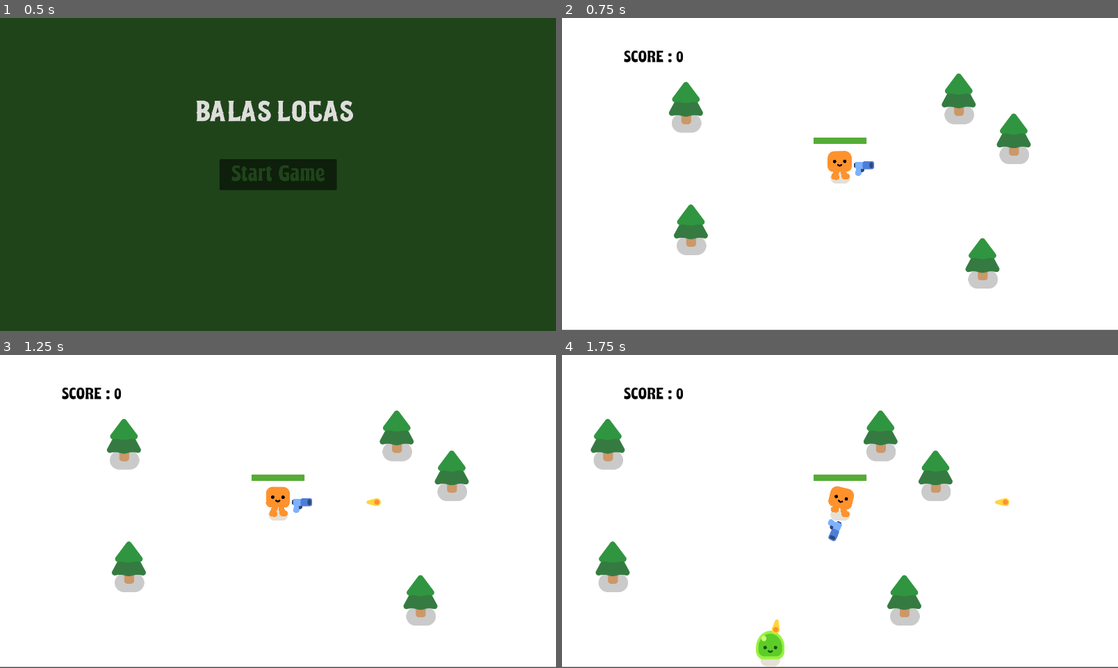
Above: before the commit, frames 1-4 (two rows, left to right).
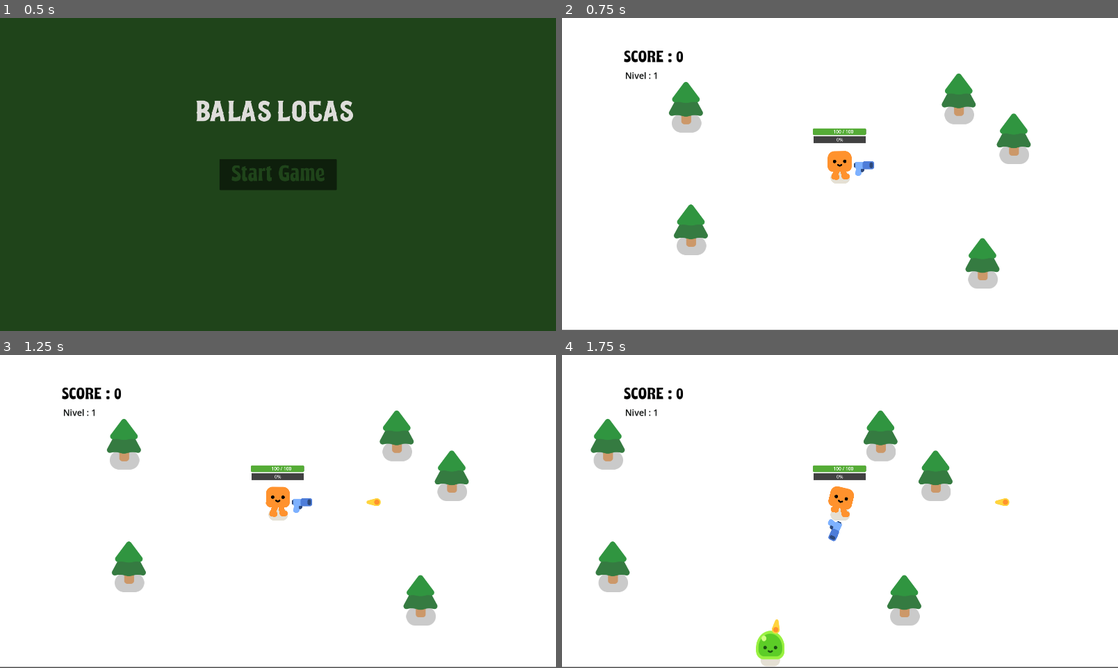
Above: after the commit, the same moments.

Repository: MauroCastro1705/Survivor-game-proyect
Game: Godot game, scene res://MainMenu.tscn
Two runs of this game, one before a commit and one after it. Both use one fixed random seed, a clock stepped at 60 frames per second and the inputs below.
Inputs:
- Up to frame 1 (0.5 s): no input
- Up to frame 2 (0.75 s): click "Start Game" at 0.5 s
- Up to frame 3 (1.25 s): no input
- Up to frame 4 (1.75 s): hold D (move_right) from 1.28 s (still down)

Frame 1 is identical in both runs. In frame 2, 0.5% of the frame differs, in the area x 11-55%, y 17-41%; in frame 3, 0.5%; in frame 4, 0.5%.

Commit message:
global variables

Diff:
--- a/global.gd
+++ b/global.gd
@@ -1,6 +1,31 @@
 extends Node
+
 var playerAtkDmg = 1.0
 var playerAtkDmgMulti = 1.0
+var playerHealth = 100.0
+var playerMaxHealth = 100.0
+
 var mobHealth = 3.0
-var playerHealth = 100.0
+var mobExpValue = 12
+
 var scoreMulti = 1.0
+
+var playerLEVEL = 1
+var playerExp = 0
+var expToLvlUp = 100
+
+func ADD_EXP(amount):
+	playerExp += amount
+	print("experiencia = " , playerExp)
+	if playerExp >= expToLvlUp:
+		LVL_UP()
+
+
+func LVL_UP():
+	playerExp -= expToLvlUp
+	playerLEVEL += 1
+	expToLvlUp += 50
+	playerMaxHealth += 25.0
+	playerAtkDmg += 1
+	print("subio a nivel = " , playerLEVEL)
+	print("VIDA SUBIO a" , playerMaxHealth)
--- a/mob.gd
+++ b/mob.gd
@@ -4,6 +4,7 @@
 var health = Global.mobHealth
 var dmgDone = Global.playerAtkDmg
 var dmgMulti = Global.playerAtkDmgMulti
+var mobExp = 12
 
 signal mob_muere
 
@@ -22,7 +23,7 @@
 
 func take_damage():
 	%Slime.play_hurt()
-	health -= dmgDone * dmgMulti
+	health -= dmgDone
 
 
 	if health <= 0:
@@ -36,3 +37,5 @@
 
 func _on_mob_muere() -> void:
 	print("señal muerte")
+	Global.ADD_EXP(mobExp)
+	print("add_exp " , mobExp)
--- a/player.gd
+++ b/player.gd
@@ -1,7 +1,7 @@
 extends CharacterBody2D
 signal health_depleted
 var health = Global.playerHealth
-
+var VIDAMAXIMA = Global.playerMaxHealth
 
 func _physics_process(delta):
 	var direction = Input.get_vector("move_left","move_right","move_up","move_down")
@@ -18,7 +18,15 @@
 	if overlapping_mobs.size() > 0:
 		health -= DAMAGE_RATE * overlapping_mobs.size() * delta
 		%ProgressBar.value = health
-		%ProgressBar.max_value = Global.playerHealth
+		%ProgressBar.max_value = VIDAMAXIMA
+		#print("health " , health)
+		#print("MAXhealth " , VIDAMAXIMA)
 		if health <= 0.0:
 			health_depleted.emit()
 			print("Player dead")
+
+
+
+	%LevelBar.value = Global.playerExp
+	%LevelBar.max_value = Global.expToLvlUp
+	%valorVida.text = str(round(health)) + " / " + str(VIDAMAXIMA)
--- a/player.tscn
+++ b/player.tscn
@@ -9,6 +9,8 @@
 
 [sub_resource type="CircleShape2D" id="CircleShape2D_w0ha4"]
 radius = 50.01
+
+[sub_resource type="SystemFont" id="SystemFont_4u571"]
 
 [sub_resource type="StyleBoxFlat" id="StyleBoxFlat_7jppe"]
 bg_color = Color(0.124396, 0.198113, 0.129093, 1)
@@ -23,6 +25,12 @@
 corner_radius_top_right = 4
 corner_radius_bottom_right = 4
 corner_radius_bottom_left = 4
+
+[sub_resource type="StyleBoxFlat" id="StyleBoxFlat_u78nl"]
+bg_color = Color(0.255659, 0.255659, 0.255659, 1)
+
+[sub_resource type="StyleBoxFlat" id="StyleBoxFlat_8kf8r"]
+bg_color = Color(0.217028, 0.639558, 0.885151, 1)
 
 [node name="Player" type="CharacterBody2D"]
 position = Vector2(2, 7)
@@ -55,11 +63,37 @@
 
 [node name="ProgressBar" type="ProgressBar" parent="."]
 unique_name_in_owner = true
-offset_left = -91.0
-offset_top = -128.0
-offset_right = 92.0
-offset_bottom = -105.0
+offset_left = -93.0
+offset_top = -159.0
+offset_right = 90.0
+offset_bottom = -136.0
+theme_override_fonts/font = SubResource("SystemFont_4u571")
 theme_override_styles/background = SubResource("StyleBoxFlat_7jppe")
 theme_override_styles/fill = SubResource("StyleBoxFlat_f8xn8")
 value = 100.0
 show_percentage = false
+
+[node name="LevelBar" type="ProgressBar" parent="."]
+unique_name_in_owner = true
+offset_left = -91.0
+offset_top = -132.0
+offset_right = 89.0
+offset_bottom = -109.0
+theme_override_styles/background = SubResource("StyleBoxFlat_u78nl")
+theme_override_styles/fill = SubResource("StyleBoxFlat_8kf8r")
+value = 34.0
+
+[node name="valorVida" type="Label" parent="."]
+unique_name_in_owner = true
+anchors_preset = 8
+anchor_left = 0.5
+anchor_top = 0.5
+anchor_right = 0.5
+anchor_bottom = 0.5
+offset_left = -20.0
+offset_top = -160.0
+offset_right = 44.0
+offset_bottom = -83.0
+grow_horizontal = 2
+grow_vertical = 2
+text = "ALGO"
--- a/survivors-game.gd
+++ b/survivors-game.gd
@@ -2,6 +2,8 @@
 
 var GameScore = 0
 var ScoreMult = Global.scoreMulti
+
+var NivelPj = Global.playerLEVEL
 
 func spawn_mob():
 	var new_mob = preload("res://mob.tscn").instantiate()
@@ -24,6 +26,7 @@
 
 func Score_update(GameScore):
 	%ScoreLabel.text = "Score : " + str(GameScore)
+	%NivelLabel.text = "Nivel : " + str(NivelPj)
 
 func Score_increment():
 	GameScore += 1 * ScoreMult
--- a/survivors-game.tscn
+++ b/survivors-game.tscn
@@ -52,6 +52,16 @@
 text = "Score :"
 uppercase = true
 
+[node name="NivelLabel" type="Label" parent="Player"]
+unique_name_in_owner = true
+offset_left = -742.0
+offset_top = -363.0
+offset_right = -607.0
+offset_bottom = -321.0
+theme_override_colors/font_color = Color(0.0220673, 0.032571, 0.0284656, 1)
+theme_override_font_sizes/font_size = 30
+text = "NIVELEEE"
+
 [node name="Path2D" type="Path2D" parent="Player"]
 position = Vector2(-798, -485)
 curve = SubResource("Curve2D_2xplw")
Not shown: 1 places in player.tscn that only renumber resources
